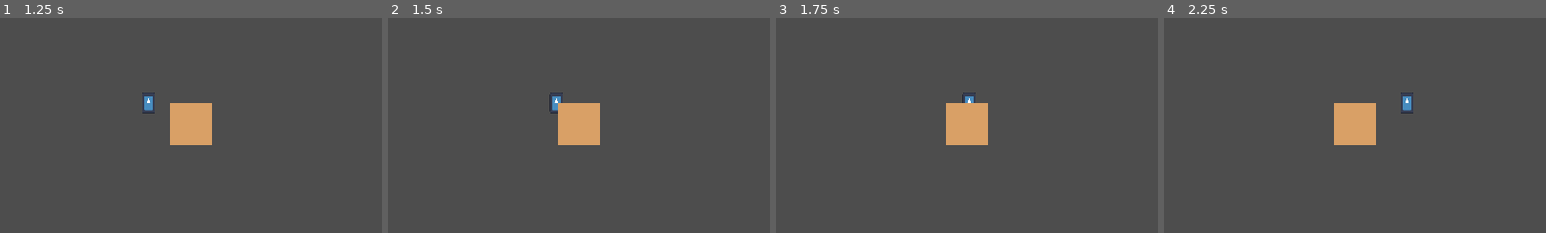
Above: before the commit, frames 1-4 (left to right).
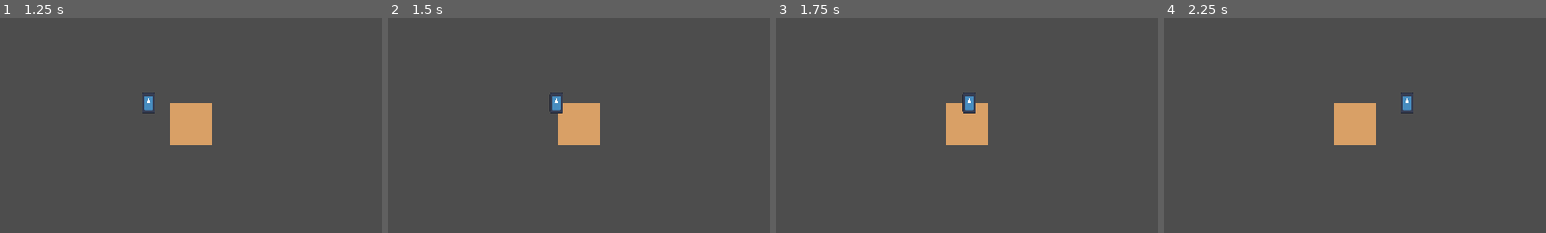
Above: after the commit, the same moments.

Repository: AtaMakesStuff/internship-farming-game
Game: Godot game, scene res://title.tscn
The game is run twice, just before and just after one commit, with the same random seed, the same clock (stepped at 60 frames per second) and the same inputs. The engine's default icon, where the game draws it, is replaced by a stand-in: a white triangle on a blue panel in a dark square.
Inputs (mouse positions are % of the whole screen's width and height, from its top left):
- Up to frame 1 (1.25 s): click "Play" at 0.5 s
- Up to frame 2 (1.5 s): tap Enter (ui_accept) at 1.25 s; move the mouse to (72, 45) at 1.27 s; hold D (right) from 1.28 s (still down); click (72, 45) at 1.42 s
- Up to frame 3 (1.75 s): keep holding D (right); tap Enter (ui_accept) at 1.52 s
- Up to frame 4 (2.25 s): keep holding D (right); move the mouse to (30, 55) at 2.02 s; click (30, 55) at 2.17 s
The pictures show only the part of the screen within x 0-50%, y 0-50%; the shares and areas given below are measured in that part.

Frame 1 is identical in both runs. In frame 2, less than 0.1% of the frame differs, in the area x 44-46%, y 39-45%; in frame 3, 0.2%, in the area x 48-53%, y 39-45%; in frame 4, nothing differs.

Commit message:
Farming Tile wip
- Can now till farming tile by adding a collision shape
- Need to work on player distance being a factor

Diff:
--- a/internship-farming-game/farm_tile.gd
+++ b/internship-farming-game/farm_tile.gd
@@ -1,4 +1,4 @@
-extends Sprite2D
+extends Area2D
 
 
 # Called when the node enters the scene tree for the first time.
@@ -12,7 +12,7 @@
 
 func _input(event):
 	if event is InputEventMouseButton and event.pressed:
-		var tex = $ColorRect.texture
+		var tex = $CollisionShape2D.shape
 		if tex == null:
 			return
 
--- a/internship-farming-game/farm_tile.tscn
+++ b/internship-farming-game/farm_tile.tscn
@@ -1,15 +1,19 @@
-[gd_scene load_steps=4 format=3 uid="uid://dy3xf8kokulcv"]
+[gd_scene load_steps=5 format=3 uid="uid://dy3xf8kokulcv"]
 
 [ext_resource type="Script" path="res://farm_tile.gd" id="1_sbqfu"]
 [ext_resource type="Texture2D" uid="uid://bn14bkrr8tfmh" path="res://art/Untilled-Farming-Tile.png" id="3_1jldd"]
 [ext_resource type="Texture2D" uid="uid://dgipnm7r4uus6" path="res://art/Tilled-Farming-Tile.png" id="4_if0id"]
 
-[node name="farm_tile" type="Sprite2D"]
+[sub_resource type="RectangleShape2D" id="RectangleShape2D_uiasw"]
+size = Vector2(128, 128)
+
+[node name="farm_tile" type="Area2D"]
 position = Vector2(32, 32)
 scale = Vector2(0.5, 0.5)
 script = ExtResource("1_sbqfu")
 
 [node name="ColorRect" type="Sprite2D" parent="."]
+position = Vector2(0, 1.90735e-06)
 scale = Vector2(4, 4)
 texture = ExtResource("3_1jldd")
 
@@ -17,3 +21,6 @@
 visible = false
 scale = Vector2(4, 4)
 texture = ExtResource("4_if0id")
+
+[node name="CollisionShape2D" type="CollisionShape2D" parent="."]
+shape = SubResource("RectangleShape2D_uiasw")
--- a/internship-farming-game/testing.tscn
+++ b/internship-farming-game/testing.tscn
@@ -5,8 +5,8 @@
 
 [node name="testing" type="Node2D"]
 
+[node name="farm_tile" parent="." instance=ExtResource("2_5abx4")]
+position = Vector2(288, 160)
+
 [node name="Player" parent="." instance=ExtResource("1_m16bd")]
 position = Vector2(224, 128)
-
-[node name="farm_tile" parent="." instance=ExtResource("2_5abx4")]
-position = Vector2(288, 160)
